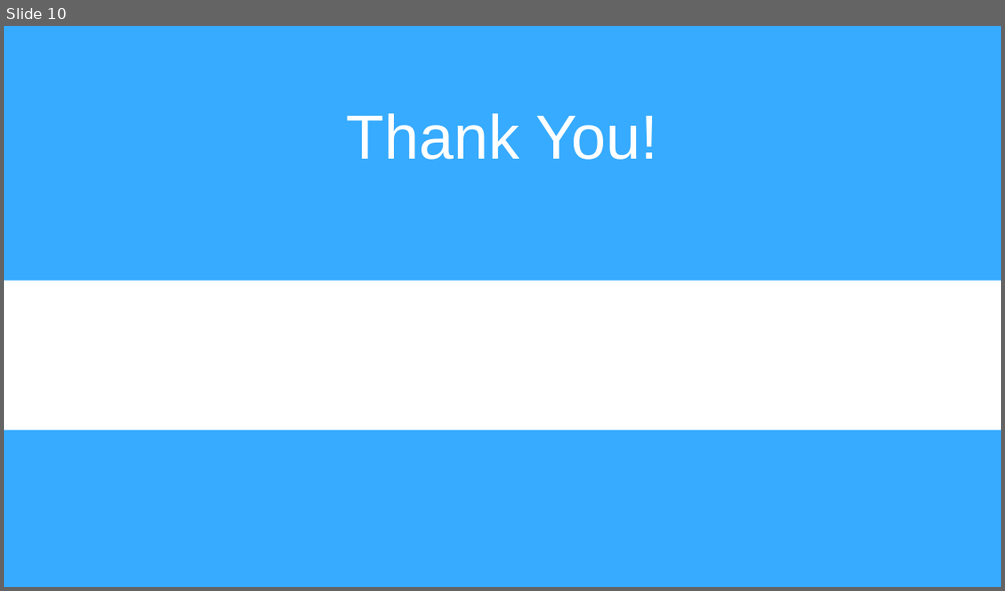
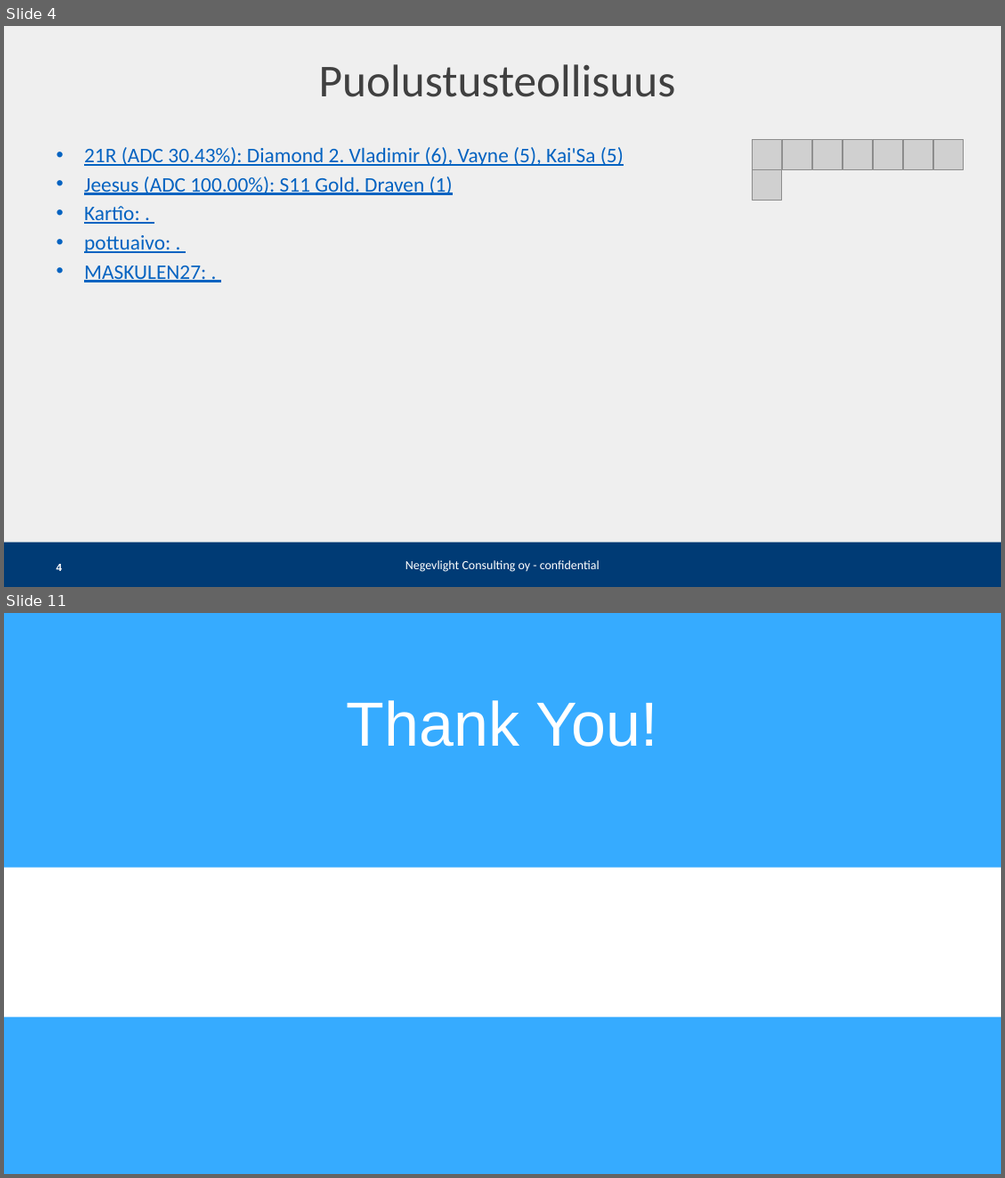
Before and after one commit to OtsoHellman/kanaliiga-scrape, a slide deck: Kanaliiga lol Season 5.pptx. Shown one above the other, each under a label of ours: slide 10 before the commit, slides 4 and 11 after it; the slides between them are not shown. The pictures are 1005x591 and 1005x1178 pixels, drawn with LibreOffice and Linux fonts; fonts in the diff are those of the drawing; grey boxes stand for pictures; background and template pictures are left out. Boxes give left, top, right and bottom in pixels: in the first picture for what was removed or moved away, otherwise in the second. Text is boxed around its words. In the diff, an @@ line names an element or a change of style, - is before the commit and + after.

```diff
--- a/Kanaliiga lol Season 5.pptx
+++ b/Kanaliiga lol Season 5.pptx
@@ slide 4 added at (4,26,1001,587), background #E1E1E1 at 50% opacity @@
@@ title added at (319,64,676,97), 44 pt, text #404040 @@
+Puolustusteollisuus
@@ text added at (84,147,623,282), 20 pt, text #0563C1, underline @@
+• 21R (ADC 30.43%): Diamond 2. Vladimir (6), Vayne (5), Kai'Sa (5)
+• Jeesus (ADC 100.00%): S11 Gold. Draven (1)
+• Kartîo: .
+• pottuaivo: .
+• MASKULEN27: .
@@ picture added at (752,140,782,169) @@
@@ picture added at (782,140,811,169) @@
@@ picture added at (812,140,842,169) @@
@@ picture added at (842,140,872,169) @@
@@ picture added at (873,140,903,169) @@
@@ picture added at (904,140,933,169) @@
@@ picture added at (933,140,963,169) @@
@@ picture added at (752,170,782,200) @@
@@ rectangle added at (4,542,1001,587), fill #003B75 @@
@@ page number added at (57,564,62,571), 10 pt, text #FFFFFF, bold @@
+4
@@ text added at (405,560,599,572), 12 pt, text #FFFFFF @@
+Negevlight Consulting oy - confidential
@@ what was slide 10 is now slide 11 @@
```
Also in this commit, not shown: 7 slides changed, 1 other slide added, 1 slide removed, 13 other files.
